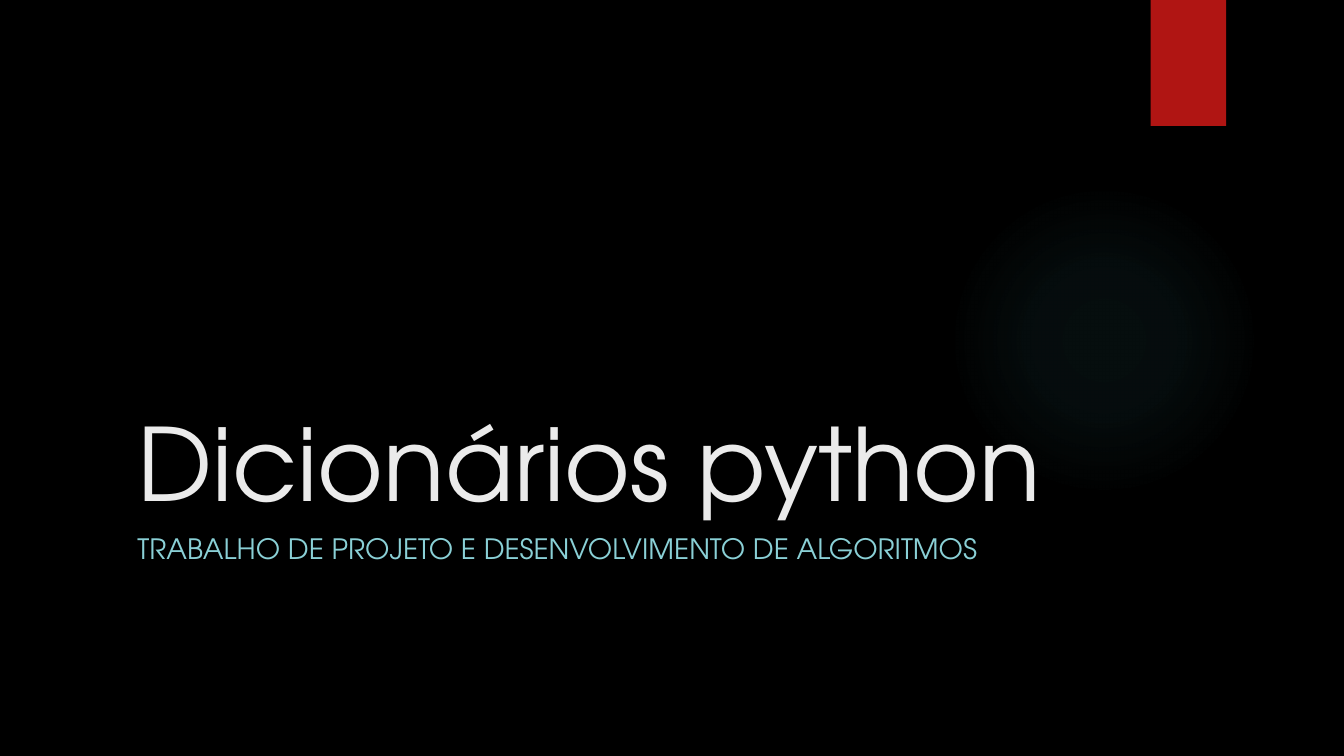
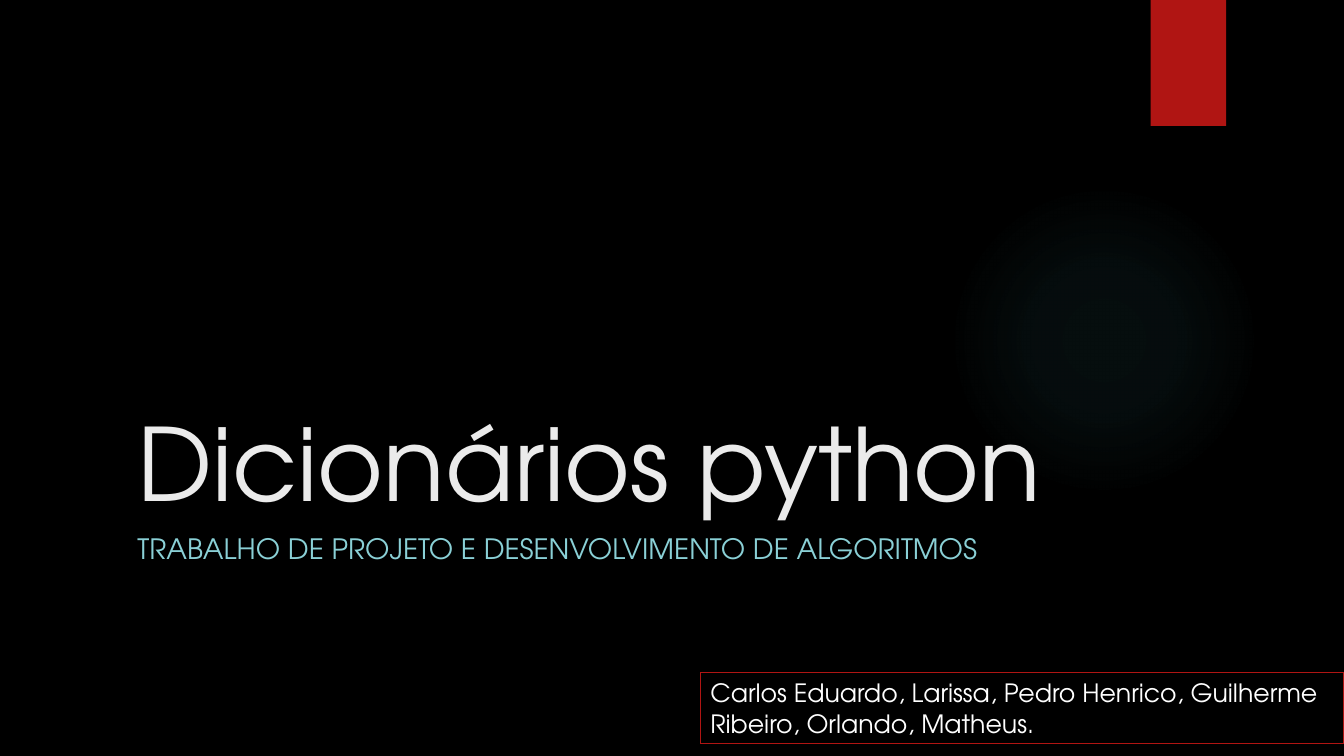
Before and after one commit to redejk/UGB_SI, a slide deck: slide 1 of 1/Projeto de Desenvolvimento de Algoritmos/N2/Trabalho/Dicionários python.pptx. Drawn at 1344x756 pixels with LibreOffice and Linux fonts; fonts in the diff are those of the drawing; background and template pictures are left out. Boxes give left, top, right and bottom in pixels: in the first picture for what was removed or moved away, otherwise in the second. Text is boxed around its words. In the diff, an @@ line names an element or a change of style, - is before the commit and + after.

```diff
--- a/1/Projeto de Desenvolvimento de Algoritmos/N2/Trabalho/Dicionários python.pptx
+++ b/1/Projeto de Desenvolvimento de Algoritmos/N2/Trabalho/Dicionários python.pptx
@@ rectangle added at (701, 673, 1344, 744), outline #B01513 0.75 pt, 18 pt, text #FFFFFF @@
+Carlos Eduardo, Larissa, Pedro Henrico, Guilherme Ribeiro, Orlando, Matheus.
```
Also in this commit, not shown: 1 other slide changed, 1 slide added, 2 other files.
